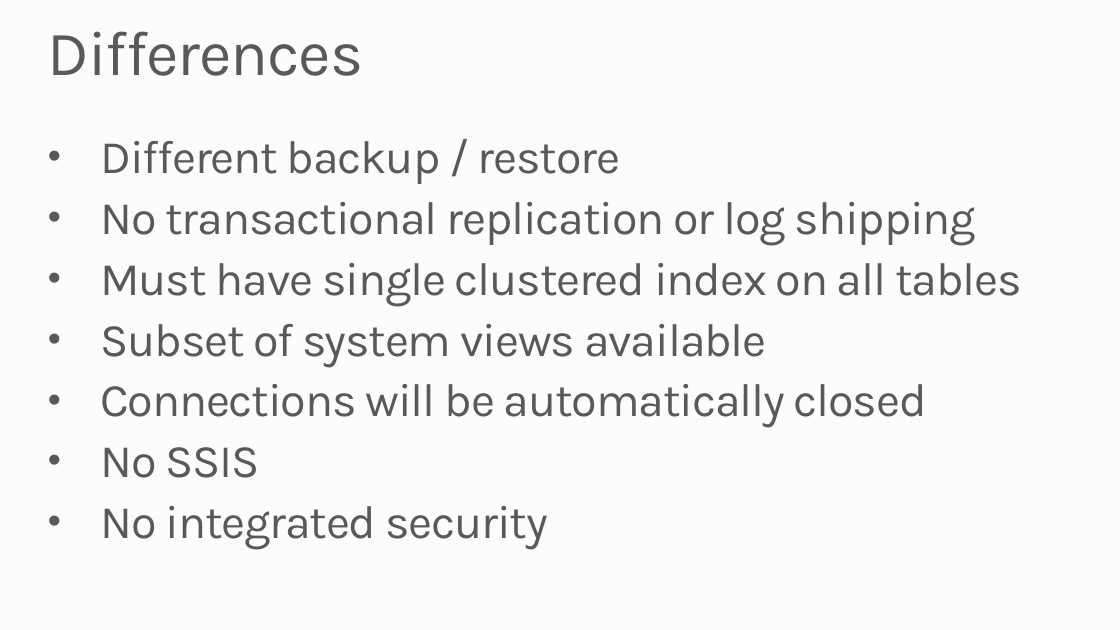
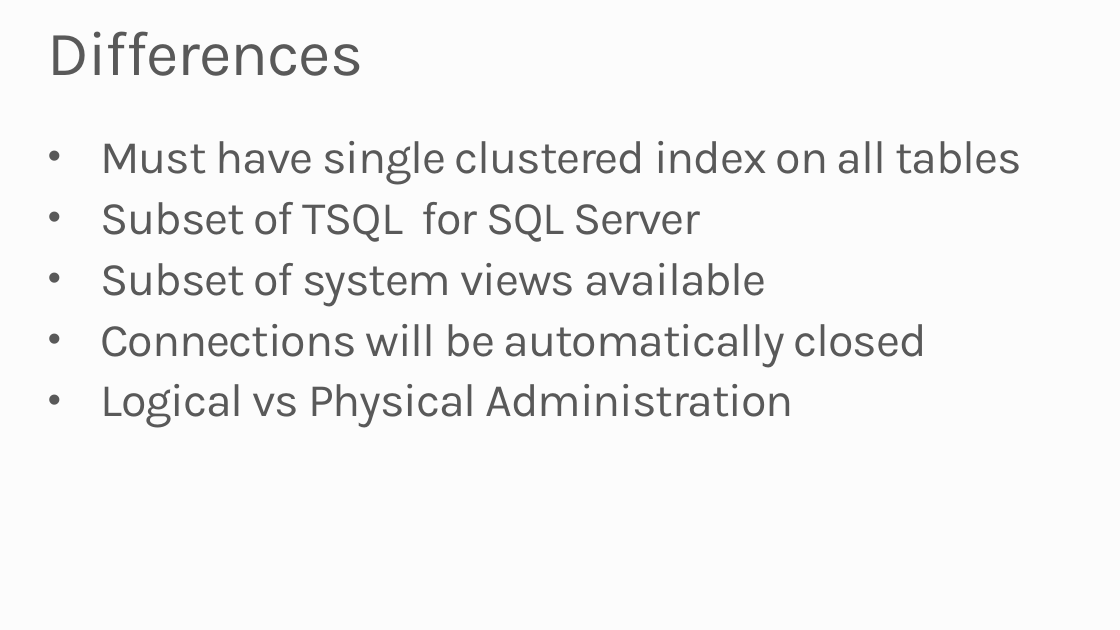
Before and after one commit to robdmoore/SQLAzureTransientDemo, a slide deck: slide 12 of Presentation.pptx (slide 14 before the commit). Drawn at 1120x630 pixels with LibreOffice and Linux fonts; fonts in the diff are those of the drawing; background and template pictures are left out. Boxes give left, top, right and bottom in pixels: in the first picture for what was removed or moved away, otherwise in the second. Text is boxed around its words. In the diff, an @@ line names an element or a change of style, - is before the commit and + after.

```diff
--- a/Presentation.pptx
+++ b/Presentation.pptx
@@ text at (x1=100, y1=141, x2=976, y2=245): paragraphs removed @@
-• Different backup / restore
-• No transactional replication or log shipping
@@ text at (x1=100, y1=202, x2=700, y2=242): paragraph added @@
+• Subset of TSQL for SQL Server
@@ text at (x1=100, y1=384, x2=795, y2=428): text changed @@
-• No SSIS
-• No integrated security
+• Logical vs Physical Administration
```
Also in this commit, not shown: 4 other slides changed, 6 slides added, 6 slides removed.
